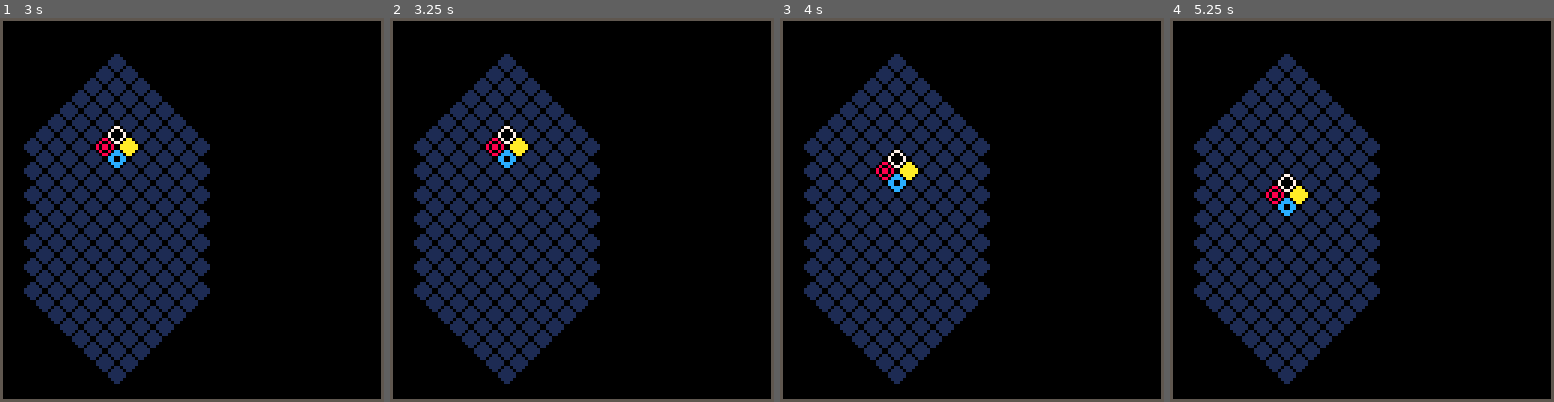
Above: before the commit, frames 1-4 (left to right).
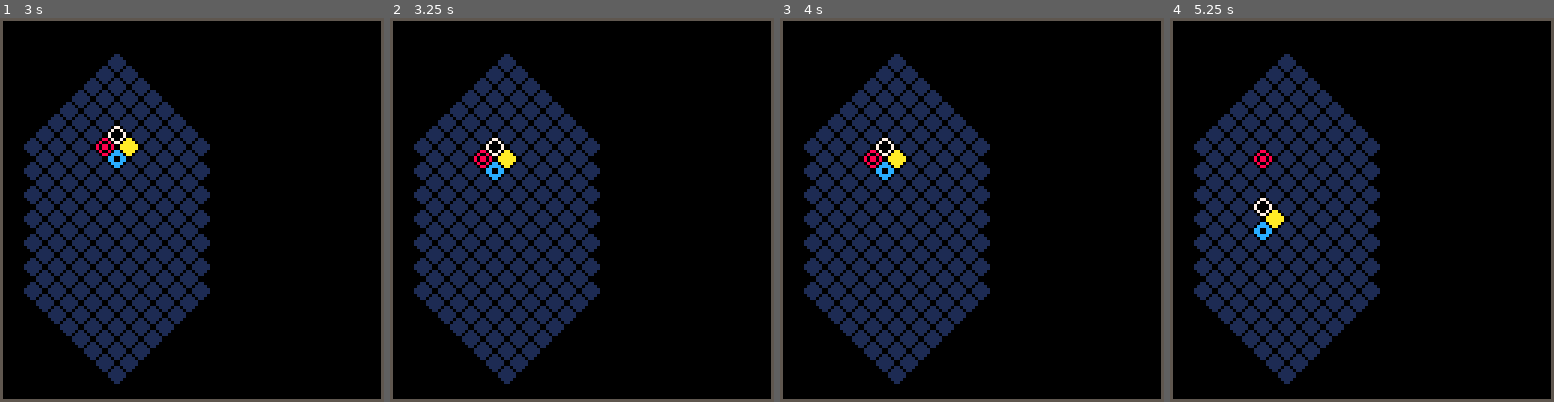
Above: after the commit, the same moments.

Repository: andrewedstrom/picolumia
Game: PICO-8 cartridge picolumia.p8
Two runs of this game, one before a commit and one after it. Both use one fixed random seed, a clock stepped at 60 frames per second and the inputs below.
Inputs:
- Up to frame 1 (3 s): hold Right 1.6-2.1 s; hold Right from 2.47 s (still down)
- Up to frame 2 (3.25 s): release Right at 3.03 s; hold Left from 3.08 s (still down)
- Up to frame 3 (4 s): release Left at 3.58 s
- Up to frame 4 (5.25 s): hold Right 4.02-4.68 s; hold Left from 5.08 s (still down)

Frame 1 is identical in both runs. In frame 2, 0.8% of the frame differs, in the area x 21-36%, y 28-43%; in frame 3, 0.9%; in frame 4, 1.2%, in the area x 21-36%, y 34-58%.

Commit message:
sort of get left movement working

Diff:
--- a/picolumia.p8
+++ b/picolumia.p8
@@ -37,14 +37,26 @@
         tick()
         timer = 0
     end
+
+    if btnp(0) then
+        move_left()
+        timer = 0
+
+    -- elseif btn(1) then
+        -- move_right()
+    end
 end
 
 function tick()
+    move_down()
+end
+
+function move_down(next_y,next_x)
     local next_y=player.y-2
     local next_x=player.x
     if next_y > 0 and board[next_y][next_x] == empty then
-        -- move 0
         move_piece(player.y,player.x,next_y,next_x)
+        -- todo fix this
         move_piece(player.y+1,player.x,next_y+1,next_x)
         move_piece(player.y+1,player.x+1,next_y+1,next_x+1)
         move_piece(player.y+2,player.x,next_y+2,next_x)
@@ -55,6 +67,41 @@
         new_quad()
     end
 end
+
+function move_left()
+    local next_y=player.y-1
+    local next_x=move_block_left_x(player.y, player.x)
+    if next_y > 0 and board[next_y][next_x] == empty then
+        move_piece(player.y,player.x,next_y,next_x)
+
+        local one_row_up_x = move_block_left_x(player.y+1,next_x)
+        move_piece(player.y+1,next_x,next_y+1,one_row_up_x)
+        move_piece(player.y+1,next_x+1,next_y+1,one_row_up_x+1)
+
+        move_piece(player.y+2,player.x,next_y+2,next_x)
+
+        player.x = next_x
+        player.y = next_y
+    else
+        new_quad()
+    end
+end
+
+function move_block_left_x(current_y, current_x)
+    -- either current x or x-1
+    if current_y % 2 == 1 then
+        return current_x
+    end
+    return current_x-1
+end
+
+-- function move_right()
+--     move_piece(player.y,player.x,next_y,next_x)
+--     move_piece(player.y+1,player.x,next_y+1,next_x)
+--     move_piece(player.y+1,player.x+1,next_y+1,next_x+1)
+--     move_piece(player.y+2,player.x,next_y+2,next_x)
+-- end
+
 
 function move_piece(old_y,old_x,new_y,new_x)
     board[new_y][new_x] = board[old_y][old_x]
